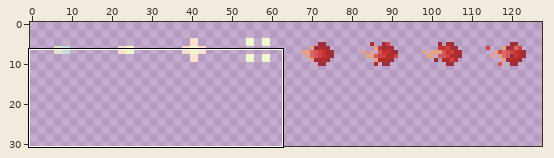
Sprite sheet, stored at assets/images/projectiles.png. Above: a wide view before the commit, with the close-up outlined.
Close-up. Before the commit:
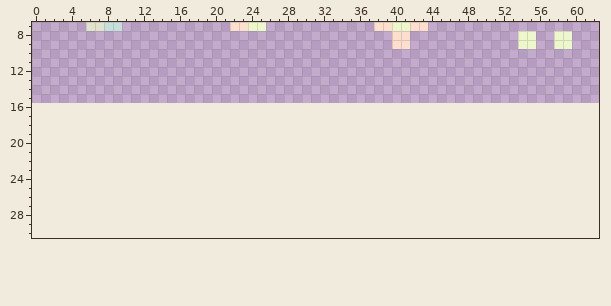
The file is 128x16 pixels. Shown: x 0..62, y 7..30. The old version is drawn lined up with the new one, on the new canvas. The wide view leaves out empty margins.
The result:
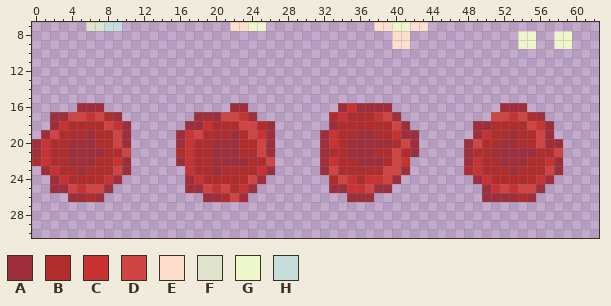
Palette (. is transparent): A #9e2e3b  B #b12c2c  C #c83232  D #d04444  E #fedecc  F #e0e4cc  G #eef6cc  H #c5e0dc
Change:
canvas 128x16 -> 128x32
Changed rows in their new state; - is an unchanged pixel.
first column x 0:
16 -----AAA--------------AA----------ACAAAA------------AAA----
17 --AADDCDBA--------AAADDCA--------BCBBBCDA----------DDCDBA--
18 --ACBBBBDCA------AACBBBDDBA------ABBBBBBDA-------AABBBBDCA-
19 -ADBBBABBDA-----ACDBBBABDCA-----ACBBAABBCAA------ACBBABBDA-
20 ACBBAAABBDA-----ACBBAAABBDA-----ACBAAAAABDA-----ADBBAABBDAA
21 ACBBAAAABBD-----BCBBAAABBDA-----ABBAAABBDBA-----ABBAAAAABBD
22 BCBBAAABBCA-----ACBBAAAABBD-----ACBBAAABDC------ACBBAAABBCA
23 -ACBBABBBDA------CBBABBBBCA-----ADBBBBBDDA------BCBBBABBBDA
24 --ACBBBBCA-------ACBBBBBDA-------BDCBCCDA--------ACBBBBBCA-
25 --AADCDDA--------AADCDBCA--------AACCDAA----------ACDCDDA--
26 ----AABA-----------AABDA-----------AAA------------AAAABA---
Pixel boxes of the changes (left, top, right, bottom) in both close-ups:
added: (32, 103, 131, 202)
added: (176, 103, 275, 202)
added: (320, 103, 419, 202)
added: (464, 103, 563, 202)
